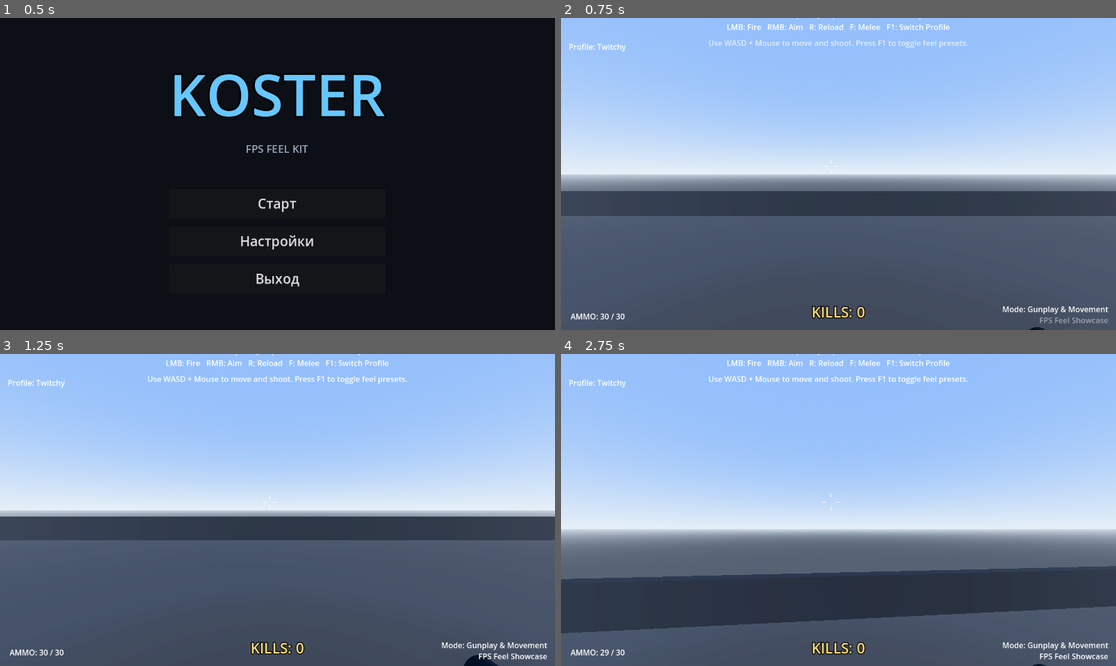
Above: before the commit, frames 1-4 (two rows, left to right).
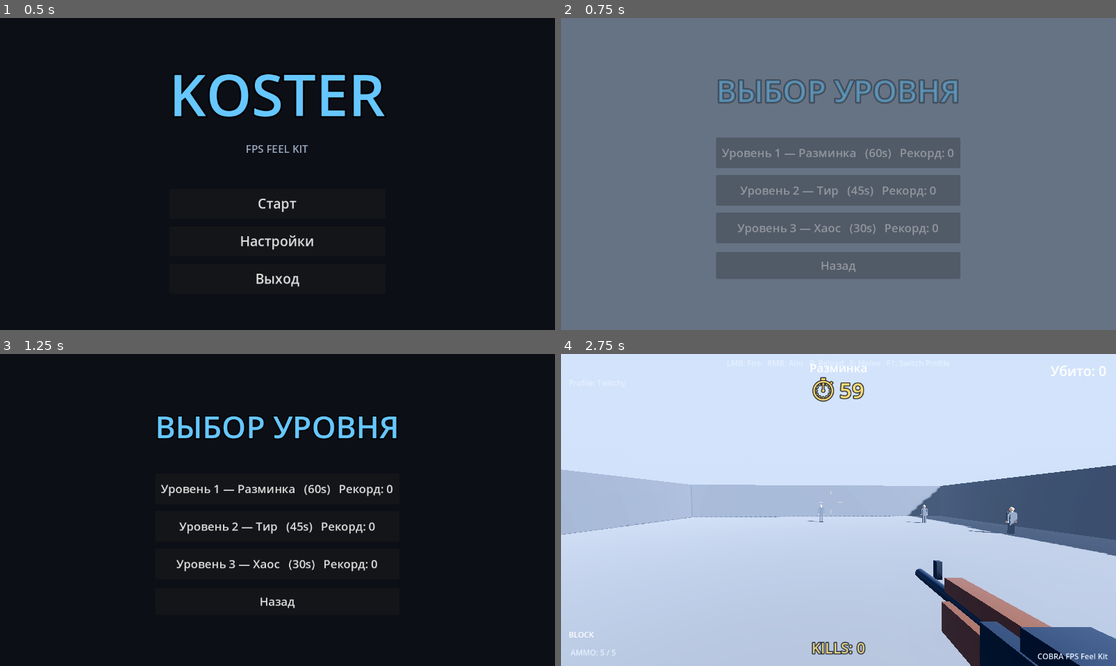
Above: after the commit, the same moments.

Repository: kulmaganbetov/godot_game
Game: Godot game, scene res://scenes/ui/MainMenu.tscn
Same seed, same stepped clock (60 frames per second), same inputs: the game is played once before the commit and once after it. Sound files missing from this copy of the repository are replaced by a short silence.
Inputs (mouse positions are in pixels of both pictures, inside the frame that each line leads up to):
- Up to frame 1 (0.5 s): no input
- Up to frame 2 (0.75 s): click "Старт" at 0.5 s
- Up to frame 3 (1.25 s): no input
- Up to frame 4 (2.75 s): click (838, 488) at 1.25 s, where only the run after the commit has a clickable "Уровень 1 — Разминка (60s) Ре…"; tap F (melee) at 2 s; move the mouse to (866, 510) at 2.02 s; hold W (move_forward) from 2.03 s (still down); hold Q (block) from 2.03 s (still down); tap Space (jump) at 2.27 s

Frame 1 is identical in both runs. In frame 2, 89% of the frame differs, in the area x 0-100%, y 0-100%; in frame 3, 100%; in frame 4, 97%.

Commit message:
Add level system: 3 timed levels with select + result screens
- GameState autoload: selected level, per-level configs, best scores
- LevelSelect scene: pick one of 3 levels from the main menu (Старт)
- TimeAttackLevel scene shared by all 3 levels, parameterized by GameState:
  Разминка (60s), Тир (45s), Хаос (30s) with rising spawn density
- LevelSpawner: keeps up to max_alive targets at random points, reports kills
  and replaces them after a per-level interval
- LevelHUD: countdown timer, live score, end-of-level result panel with
  kills, 1-3 stars and best score, plus Заново / В меню
- Main menu Старт now opens the level select

Co-Authored-By: Claude Opus 4.8 <noreply@anthropic.com>
Claude-Session: https://claude.ai/code/session_01YZqmweDG8BWCM43KuHLqBv

Diff:
--- a/project.godot
+++ b/project.godot
@@ -15,6 +15,10 @@
 run/main_scene="res://scenes/ui/MainMenu.tscn"
 config/features=PackedStringArray("4.5", "Forward Plus")
 config/icon="uid://ddmk4g0apc6gy"
+
+[autoload]
+
+GameState="*res://scripts/game_state.gd"
 
 [input]
 
--- /dev/null
+++ b/scenes/levels/TimeAttackLevel.tscn
@@ -0,0 +1,174 @@
+[gd_scene load_steps=18 format=3]
+
+[ext_resource type="Script" path="res://scripts/levels/time_attack_level.gd" id="1_level"]
+[ext_resource type="PackedScene" path="res://scenes/FeelPlayer.tscn" id="2_feelplayer"]
+[ext_resource type="PackedScene" path="res://scenes/HUD.tscn" id="3_hud"]
+[ext_resource type="Resource" path="res://materials/Floor_Default.tres" id="4_floor"]
+[ext_resource type="Resource" path="res://materials/Wall_Default.tres" id="5_wall"]
+[ext_resource type="Script" path="res://scripts/levels/level_spawner.gd" id="6_spawner"]
+[ext_resource type="PackedScene" path="res://scenes/ui/LevelHUD.tscn" id="7_levelhud"]
+[ext_resource type="PackedScene" path="res://scenes/ui/PauseMenu.tscn" id="8_pausemenu"]
+
+[sub_resource type="ProceduralSkyMaterial" id="ProceduralSkyMaterial_sky"]
+sky_top_color = Color(0.36, 0.53, 0.84, 1)
+sky_horizon_color = Color(0.73, 0.79, 0.84, 1)
+sky_curve = 0.12
+ground_bottom_color = Color(0.2, 0.22, 0.25, 1)
+ground_horizon_color = Color(0.6, 0.64, 0.69, 1)
+sun_angle_max = 30.0
+
+[sub_resource type="Sky" id="Sky_level"]
+sky_material = SubResource("ProceduralSkyMaterial_sky")
+
+[sub_resource type="Environment" id="Environment_level"]
+background_mode = 2
+sky = SubResource("Sky_level")
+ambient_light_source = 2
+ambient_light_color = Color(1, 1, 1, 1)
+ambient_light_energy = 0.45
+tonemap_mode = 3
+ssao_enabled = true
+ssao_radius = 1.5
+ssao_intensity = 1.6
+glow_enabled = true
+glow_intensity = 0.55
+glow_strength = 1.0
+glow_bloom = 0.05
+glow_blend_mode = 1
+glow_hdr_threshold = 1.0
+fog_enabled = true
+fog_light_color = Color(0.74, 0.79, 0.86, 1)
+fog_density = 0.0025
+adjustment_enabled = true
+adjustment_contrast = 1.05
+adjustment_saturation = 1.1
+
+[sub_resource type="BoxShape3D" id="BoxShape3D_floor"]
+size = Vector3(40, 0.5, 40)
+
+[sub_resource type="BoxMesh" id="BoxMesh_floor"]
+size = Vector3(40, 0.5, 40)
+
+[sub_resource type="BoxShape3D" id="BoxShape3D_side"]
+size = Vector3(0.5, 5, 40)
+
+[sub_resource type="BoxMesh" id="BoxMesh_side"]
+size = Vector3(0.5, 5, 40)
+
+[sub_resource type="BoxShape3D" id="BoxShape3D_end"]
+size = Vector3(40, 5, 0.5)
+
+[sub_resource type="BoxMesh" id="BoxMesh_end"]
+size = Vector3(40, 5, 0.5)
+
+[node name="TimeAttackLevel" type="Node3D"]
+script = ExtResource("1_level")
+spawner_path = NodePath("Spawner")
+level_hud_path = NodePath("LevelHUD")
+hud_path = NodePath("HUD")
+
+[node name="WorldEnvironment" type="WorldEnvironment" parent="."]
+environment = SubResource("Environment_level")
+
+[node name="DirectionalLight3D" type="DirectionalLight3D" parent="."]
+transform = Transform3D(0.642788, -0.42388, 0.638435, 0, 0.83205, 0.554701, -0.766044, -0.356563, 0.537139, 0, 0, 0)
+light_color = Color(1, 0.97, 0.94, 1)
+light_energy = 1.6
+shadow_enabled = true
+
+[node name="Floor" type="StaticBody3D" parent="."]
+transform = Transform3D(1, 0, 0, 0, 1, 0, 0, 0, 1, 0, -0.25, 0)
+
+[node name="CollisionShape3D" type="CollisionShape3D" parent="Floor"]
+shape = SubResource("BoxShape3D_floor")
+
+[node name="MeshInstance3D" type="MeshInstance3D" parent="Floor"]
+mesh = SubResource("BoxMesh_floor")
+surface_material_override/0 = ExtResource("4_floor")
+
+[node name="LeftWall" type="StaticBody3D" parent="."]
+transform = Transform3D(1, 0, 0, 0, 1, 0, 0, 0, 1, -20, 2.5, 0)
+
+[node name="CollisionShape3D" type="CollisionShape3D" parent="LeftWall"]
+shape = SubResource("BoxShape3D_side")
+
+[node name="MeshInstance3D" type="MeshInstance3D" parent="LeftWall"]
+mesh = SubResource("BoxMesh_side")
+surface_material_override/0 = ExtResource("5_wall")
+
+[node name="RightWall" type="StaticBody3D" parent="."]
+transform = Transform3D(1, 0, 0, 0, 1, 0, 0, 0, 1, 20, 2.5, 0)
+
+[node name="CollisionShape3D" type="CollisionShape3D" parent="RightWall"]
+shape = SubResource("BoxShape3D_side")
+
+[node name="MeshInstance3D" type="MeshInstance3D" parent="RightWall"]
+mesh = SubResource("BoxMesh_side")
+surface_material_override/0 = ExtResource("5_wall")
+
+[node name="BackWall" type="StaticBody3D" parent="."]
+transform = Transform3D(1, 0, 0, 0, 1, 0, 0, 0, 1, 0, 2.5, -20)
+
+[node name="CollisionShape3D" type="CollisionShape3D" parent="BackWall"]
+shape = SubResource("BoxShape3D_end")
+
+[node name="MeshInstance3D" type="MeshInstance3D" parent="BackWall"]
+mesh = SubResource("BoxMesh_end")
+surface_material_override/0 = ExtResource("5_wall")
+
+[node name="FrontWall" type="StaticBody3D" parent="."]
+transform = Transform3D(1, 0, 0, 0, 1, 0, 0, 0, 1, 0, 2.5, 20)
+
+[node name="CollisionShape3D" type="CollisionShape3D" parent="FrontWall"]
+shape = SubResource("BoxShape3D_end")
+
+[node name="MeshInstance3D" type="MeshInstance3D" parent="FrontWall"]
+mesh = SubResource("BoxMesh_end")
+surface_material_override/0 = ExtResource("5_wall")
+
+[node name="FeelPlayer" parent="." instance=ExtResource("2_feelplayer")]
+transform = Transform3D(1, 0, 0, 0, 1, 0, 0, 0, 1, 0, 1, 16)
+
+[node name="HUD" parent="." instance=ExtResource("3_hud")]
+player_path = NodePath("FeelPlayer")
+show_block_hint = false
+
+[node name="SpawnPoints" type="Node3D" parent="."]
+
+[node name="P1" type="Marker3D" parent="SpawnPoints"]
+transform = Transform3D(1, 0, 0, 0, 1, 0, 0, 0, 1, -12, 0, -10)
+
+[node name="P2" type="Marker3D" parent="SpawnPoints"]
+transform = Transform3D(1, 0, 0, 0, 1, 0, 0, 0, 1, 0, 0, -12)
+
+[node name="P3" type="Marker3D" parent="SpawnPoints"]
+transform = Transform3D(1, 0, 0, 0, 1, 0, 0, 0, 1, 12, 0, -10)
+
+[node name="P4" type="Marker3D" parent="SpawnPoints"]
+transform = Transform3D(1, 0, 0, 0, 1, 0, 0, 0, 1, -15, 0, -2)
+
+[node name="P5" type="Marker3D" parent="SpawnPoints"]
+transform = Transform3D(1, 0, 0, 0, 1, 0, 0, 0, 1, 15, 0, -2)
+
+[node name="P6" type="Marker3D" parent="SpawnPoints"]
+transform = Transform3D(1, 0, 0, 0, 1, 0, 0, 0, 1, -8, 0, 3)
+
+[node name="P7" type="Marker3D" parent="SpawnPoints"]
+transform = Transform3D(1, 0, 0, 0, 1, 0, 0, 0, 1, 8, 0, 3)
+
+[node name="P8" type="Marker3D" parent="SpawnPoints"]
+transform = Transform3D(1, 0, 0, 0, 1, 0, 0, 0, 1, 0, 0, -5)
+
+[node name="P9" type="Marker3D" parent="SpawnPoints"]
+transform = Transform3D(1, 0, 0, 0, 1, 0, 0, 0, 1, -6, 0, -7)
+
+[node name="P10" type="Marker3D" parent="SpawnPoints"]
+transform = Transform3D(1, 0, 0, 0, 1, 0, 0, 0, 1, 6, 0, -7)
+
+[node name="Spawner" type="Node3D" parent="."]
+script = ExtResource("6_spawner")
+spawn_points_path = NodePath("../SpawnPoints")
+
+[node name="LevelHUD" parent="." instance=ExtResource("7_levelhud")]
+
+[node name="PauseMenu" parent="." instance=ExtResource("8_pausemenu")]
--- /dev/null
+++ b/scenes/ui/LevelHUD.tscn
@@ -0,0 +1,144 @@
+[gd_scene load_steps=3 format=3]
+
+[ext_resource type="Script" path="res://scripts/ui/level_hud.gd" id="1_levelhud"]
+
+[sub_resource type="StyleBoxFlat" id="StyleBoxFlat_panel"]
+bg_color = Color(0.09, 0.1, 0.13, 0.97)
+border_width_left = 2
+border_width_top = 2
+border_width_right = 2
+border_width_bottom = 2
+border_color = Color(0.3, 0.7, 1, 0.5)
+corner_radius_top_left = 12
+corner_radius_top_right = 12
+corner_radius_bottom_right = 12
+corner_radius_bottom_left = 12
+
+[node name="LevelHUD" type="CanvasLayer"]
+layer = 5
+script = ExtResource("1_levelhud")
+
+[node name="Top" type="Control" parent="."]
+anchors_preset = 15
+anchor_right = 1.0
+anchor_bottom = 1.0
+mouse_filter = 2
+
+[node name="NameLabel" type="Label" parent="Top"]
+anchors_preset = 5
+anchor_left = 0.5
+anchor_right = 0.5
+offset_left = -200.0
+offset_top = 12.0
+offset_right = 200.0
+offset_bottom = 44.0
+grow_horizontal = 2
+theme_override_font_sizes/font_size = 24
+text = "Уровень"
+horizontal_alignment = 1
+mouse_filter = 2
+
+[node name="TimerLabel" type="Label" parent="Top"]
+anchors_preset = 5
+anchor_left = 0.5
+anchor_right = 0.5
+offset_left = -120.0
+offset_top = 44.0
+offset_right = 120.0
+offset_bottom = 96.0
+grow_horizontal = 2
+theme_override_colors/font_color = Color(1, 0.86, 0.45, 1)
+theme_override_colors/font_outline_color = Color(0, 0, 0, 0.8)
+theme_override_constants/outline_size = 8
+theme_override_font_sizes/font_size = 44
+text = "⏱ 60"
+horizontal_alignment = 1
+mouse_filter = 2
+
+[node name="ScoreLabel" type="Label" parent="Top"]
+anchors_preset = 1
+anchor_left = 1.0
+anchor_right = 1.0
+offset_left = -260.0
+offset_top = 16.0
+offset_right = -20.0
+offset_bottom = 52.0
+grow_horizontal = 0
+theme_override_font_sizes/font_size = 28
+text = "Убито: 0"
+horizontal_alignment = 2
+mouse_filter = 2
+
+[node name="ResultCenter" type="Control" parent="."]
+anchors_preset = 15
+anchor_right = 1.0
+anchor_bottom = 1.0
+
+[node name="Dim" type="ColorRect" parent="ResultCenter"]
+anchors_preset = 15
+anchor_right = 1.0
+anchor_bottom = 1.0
+color = Color(0, 0, 0, 0.55)
+
+[node name="Panel" type="PanelContainer" parent="ResultCenter"]
+anchors_preset = 8
+anchor_left = 0.5
+anchor_top = 0.5
+anchor_right = 0.5
+anchor_bottom = 0.5
+grow_horizontal = 2
+grow_vertical = 2
+theme_override_styles/panel = SubResource("StyleBoxFlat_panel")
+
+[node name="Margin" type="MarginContainer" parent="ResultCenter/Panel"]
+layout_mode = 2
+theme_override_constants/margin_left = 48
+theme_override_constants/margin_top = 36
+theme_override_constants/margin_right = 48
+theme_override_constants/margin_bottom = 36
+
+[node name="VBox" type="VBoxContainer" parent="ResultCenter/Panel/Margin"]
+layout_mode = 2
+theme_override_constants/separation = 16
+
+[node name="Title" type="Label" parent="ResultCenter/Panel/Margin/VBox"]
+layout_mode = 2
+theme_override_font_sizes/font_size = 40
+text = "ВРЕМЯ ВЫШЛО"
+horizontal_alignment = 1
+
+[node name="StarsLabel" type="Label" parent="ResultCenter/Panel/Margin/VBox"]
+layout_mode = 2
+theme_override_colors/font_color = Color(1, 0.84, 0.3, 1)
+theme_override_font_sizes/font_size = 48
+text = "☆☆☆"
+horizontal_alignment = 1
+
+[node name="KillsLabel" type="Label" parent="ResultCenter/Panel/Margin/VBox"]
+layout_mode = 2
+theme_override_font_sizes/font_size = 26
+text = "Убито: 0"
+horizontal_alignment = 1
+
+[node name="BestLabel" type="Label" parent="ResultCenter/Panel/Margin/VBox"]
+layout_mode = 2
+theme_override_colors/font_color = Color(0.6, 0.66, 0.74, 1)
+theme_override_font_sizes/font_size = 22
+text = "Рекорд: 0"
+horizontal_alignment = 1
+
+[node name="Spacer" type="Control" parent="ResultCenter/Panel/Margin/VBox"]
+custom_minimum_size = Vector2(0, 8)
+layout_mode = 2
+
+[node name="RetryButton" type="Button" parent="ResultCenter/Panel/Margin/VBox"]
+custom_minimum_size = Vector2(280, 54)
+layout_mode = 2
+theme_override_font_sizes/font_size = 24
+text = "Заново"
+
+[node name="MenuButton" type="Button" parent="ResultCenter/Panel/Margin/VBox"]
+custom_minimum_size = Vector2(280, 54)
+layout_mode = 2
+theme_override_font_sizes/font_size = 24
+text = "В меню"
--- /dev/null
+++ b/scenes/ui/LevelSelect.tscn
@@ -0,0 +1,59 @@
+[gd_scene load_steps=3 format=3]
+
+[ext_resource type="Script" path="res://scripts/ui/level_select.gd" id="1_levelselect"]
+
+[sub_resource type="StyleBoxFlat" id="StyleBoxFlat_bg"]
+bg_color = Color(0.05, 0.06, 0.09, 1)
+
+[node name="LevelSelect" type="Control"]
+layout_mode = 3
+anchors_preset = 15
+anchor_right = 1.0
+anchor_bottom = 1.0
+grow_horizontal = 2
+grow_vertical = 2
+script = ExtResource("1_levelselect")
+
+[node name="Background" type="Panel" parent="."]
+layout_mode = 1
+anchors_preset = 15
+anchor_right = 1.0
+anchor_bottom = 1.0
+grow_horizontal = 2
+grow_vertical = 2
+theme_override_styles/panel = SubResource("StyleBoxFlat_bg")
+
+[node name="Center" type="CenterContainer" parent="."]
+layout_mode = 1
+anchors_preset = 15
+anchor_right = 1.0
+anchor_bottom = 1.0
+grow_horizontal = 2
+grow_vertical = 2
+
+[node name="VBox" type="VBoxContainer" parent="Center"]
+layout_mode = 2
+theme_override_constants/separation = 18
+
+[node name="Title" type="Label" parent="Center/VBox"]
+layout_mode = 2
+theme_override_colors/font_color = Color(0.4, 0.78, 1, 1)
+theme_override_constants/outline_size = 10
+theme_override_colors/font_outline_color = Color(0, 0, 0, 0.85)
+theme_override_font_sizes/font_size = 64
+text = "ВЫБОР УРОВНЯ"
+horizontal_alignment = 1
+
+[node name="Spacer" type="Control" parent="Center/VBox"]
+custom_minimum_size = Vector2(0, 18)
+layout_mode = 2
+
+[node name="LevelList" type="VBoxContainer" parent="Center/VBox"]
+layout_mode = 2
+theme_override_constants/separation = 14
+
+[node name="BackButton" type="Button" parent="Center/VBox"]
+custom_minimum_size = Vector2(0, 56)
+layout_mode = 2
+theme_override_font_sizes/font_size = 24
+text = "Назад"
--- /dev/null
+++ b/scripts/game_state.gd
@@ -0,0 +1,31 @@
+extends Node
+
+# Persistent game state (autoload singleton). Survives scene changes so the
+# level select, the level itself and the result screen all agree on which
+# level is being played and what the best score is.
+
+const LEVELS := {
+	1: {"name": "Разминка", "time": 60.0, "interval": 1.2, "max_alive": 4, "stars": [10, 20, 30]},
+	2: {"name": "Тир", "time": 45.0, "interval": 0.9, "max_alive": 6, "stars": [15, 30, 45]},
+	3: {"name": "Хаос", "time": 30.0, "interval": 0.55, "max_alive": 8, "stars": [20, 40, 60]},
+}
+
+var selected_level: int = 1
+var _best_kills: Dictionary = {}
+
+
+func get_config(level: int) -> Dictionary:
+	return LEVELS.get(level, LEVELS[1])
+
+
+func level_count() -> int:
+	return LEVELS.size()
+
+
+func set_best(level: int, kills: int) -> void:
+	if kills > get_best(level):
+		_best_kills[level] = kills
+
+
+func get_best(level: int) -> int:
+	return int(_best_kills.get(level, 0))
--- /dev/null
+++ b/scripts/levels/level_spawner.gd
@@ -0,0 +1,61 @@
+extends Node3D
+
+class_name LevelSpawner
+
+# Keeps up to `max_alive` training targets alive at random spawn points.
+# When one is destroyed, it reports the kill and schedules a replacement.
+
+signal target_killed
+
+@export var spawn_points_path: NodePath
+@export var max_alive: int = 4
+@export var respawn_delay: float = 0.8
+
+var _target_scene: PackedScene = preload("res://scenes/TrainingTarget.tscn")
+var _points: Array[Node3D] = []
+var _alive: Array[Node] = []
+var _active: bool = false
+
+
+func _ready() -> void:
+	var sp := get_node_or_null(spawn_points_path)
+	if sp:
+		for child in sp.get_children():
+			var p := child as Node3D
+			if p:
+				_points.append(p)
+
+
+func start() -> void:
+	_active = true
+	for i in max_alive:
+		_spawn_one()
+
+
+func stop() -> void:
+	_active = false
+
+
+func _spawn_one() -> void:
+	if not _active or _points.is_empty():
+		return
+	var target := _target_scene.instantiate() as TrainingTarget
+	if target == null:
+		return
+	# The spawner owns respawn timing, so disable the target's own respawn.
+	target.auto_respawn = false
+	add_child(target)
+	target.global_transform.origin = _pick_point()
+	target.died.connect(_on_target_died.bind(target))
+	_alive.append(target)
+
+
+func _pick_point() -> Vector3:
+	return _points[randi() % _points.size()].global_transform.origin
+
+
+func _on_target_died(_killer: Node, target: Node) -> void:
+	_alive.erase(target)
+	target_killed.emit()
+	if _active:
+		get_tree().create_timer(respawn_delay).timeout.connect(_spawn_one)
--- /dev/null
+++ b/scripts/levels/time_attack_level.gd
@@ -0,0 +1,74 @@
+extends Node3D
+
+# Drives a timed level: counts down, tracks kills from the spawner, and shows
+# the result screen when time runs out. Level parameters come from GameState
+# based on which level the player picked in the level select.
+
+@export var spawner_path: NodePath
+@export var level_hud_path: NodePath
+@export var hud_path: NodePath
+
+var _spawner: LevelSpawner
+var _level_hud: LevelHUD
+var _time_left: float = 0.0
+var _kills: int = 0
+var _stars: Array = []
+var _level: int = 1
+var _running: bool = false
+
+
+func _ready() -> void:
+	_level = GameState.selected_level
+	var cfg: Dictionary = GameState.get_config(_level)
+	_time_left = cfg["time"]
+	_stars = cfg["stars"]
+
+	_spawner = get_node(spawner_path) as LevelSpawner
+	_spawner.max_alive = cfg["max_alive"]
+	_spawner.respawn_delay = cfg["interval"]
+	_spawner.target_killed.connect(_on_kill)
+
+	_level_hud = get_node(level_hud_path) as LevelHUD
+	_level_hud.set_level_name(cfg["name"])
+	_level_hud.set_score(0)
+	_level_hud.set_time(_time_left)
+
+	# Keep the gunplay HUD (crosshair/ammo) but hide its stats panel.
+	var hud := get_node_or_null(hud_path)
+	if hud and hud.has_method("set_stats_visible"):
+		hud.set_stats_visible(false)
+
+	# Wait a frame so the weapon is initialized, then wire it to the HUD
+	# (hitmarkers + ammo) and start the round.
+	await get_tree().process_frame
+	var player := get_node_or_null("FeelPlayer") as FeelPlayer
+	if player and player.weapon_rig and player.weapon_rig.active_weapon:
+		if hud and hud.has_method("connect_weapon"):
+			hud.connect_weapon(player.weapon_rig.active_weapon)
+	_spawner.start()
+	_running = true
+
+
+func _process(delta: float) -> void:
+	if not _running:
+		return
+	_time_left = max(_time_left - delta, 0.0)
+	_level_hud.set_time(_time_left)
+	if _time_left <= 0.0:
+		_end_level()
+
+
+func _on_kill() -> void:
+	_kills += 1
+	_level_hud.set_score(_kills)
+
+
+func _end_level() -> void:
+	_running = false
+	_spawner.stop()
+	var stars := 0
+	for threshold in _stars:
+		if _kills >= int(threshold):
+			stars += 1
+	GameState.set_best(_level, _kills)
+	_level_hud.show_result(_kills, stars, GameState.get_best(_level))
--- /dev/null
+++ b/scripts/ui/level_hud.gd
@@ -0,0 +1,61 @@
+extends CanvasLayer
+
+class_name LevelHUD
+
+# Timer + score overlay for a level, plus the end-of-level result panel.
+
+const LEVEL_SCENE := "res://scenes/levels/TimeAttackLevel.tscn"
+const LEVEL_SELECT_SCENE := "res://scenes/ui/LevelSelect.tscn"
+
+@onready var _name_label: Label = $Top/NameLabel
+@onready var _timer_label: Label = $Top/TimerLabel
+@onready var _score_label: Label = $Top/ScoreLabel
+@onready var _result: Control = $ResultCenter
+@onready var _result_kills: Label = $ResultCenter/Panel/Margin/VBox/KillsLabel
+@onready var _result_stars: Label = $ResultCenter/Panel/Margin/VBox/StarsLabel
+@onready var _result_best: Label = $ResultCenter/Panel/Margin/VBox/BestLabel
+@onready var _retry_button: Button = $ResultCenter/Panel/Margin/VBox/RetryButton
+@onready var _menu_button: Button = $ResultCenter/Panel/Margin/VBox/MenuButton
+
+
+func _ready() -> void:
+	process_mode = Node.PROCESS_MODE_ALWAYS
+	_result.visible = false
+	_retry_button.pressed.connect(_on_retry)
+	_menu_button.pressed.connect(_on_menu)
+
+
+func set_level_name(text: String) -> void:
+	_name_label.text = text
+
+
+func set_time(seconds: float) -> void:
+	_timer_label.text = "⏱ %d" % int(ceil(seconds))
+
+
+func set_score(kills: int) -> void:
+	_score_label.text = "Убито: %d" % kills
+
+
+func show_result(kills: int, stars: int, best: int) -> void:
+	get_tree().paused = true
+	Input.set_mouse_mode(Input.MOUSE_MODE_VISIBLE)
+	_result_kills.text = "Убито: %d" % kills
+	var stars_text := ""
+	for i in 3:
+		stars_text += "★" if i < stars else "☆"
+	_result_stars.text = stars_text
+	_result_best.text = "Рекорд: %d" % best
+	_result.visible = true
+	_result.modulate.a = 0.0
+	create_tween().tween_property(_result, "modulate:a", 1.0, 0.25)
+
+
+func _on_retry() -> void:
+	get_tree().paused = false
+	get_tree().change_scene_to_file(LEVEL_SCENE)
+
+
+func _on_menu() -> void:
+	get_tree().paused = false
+	get_tree().change_scene_to_file(LEVEL_SELECT_SCENE)
--- /dev/null
+++ b/scripts/ui/level_select.gd
@@ -0,0 +1,52 @@
+extends Control
+
+# Level select: one button per level (name, time, best score). Picking a level
+# stores it in GameState and loads the timed level scene.
+
+const LEVEL_SCENE := "res://scenes/levels/TimeAttackLevel.tscn"
+const MAIN_MENU_SCENE := "res://scenes/ui/MainMenu.tscn"
+
+@onready var _list: VBoxContainer = $Center/VBox/LevelList
+@onready var _back_button: Button = $Center/VBox/BackButton
+
+
+func _ready() -> void:
+	Input.set_mouse_mode(Input.MOUSE_MODE_VISIBLE)
+	_back_button.pressed.connect(_on_back)
+	_build_level_buttons()
+	modulate.a = 0.0
+	create_tween().tween_property(self, "modulate:a", 1.0, 0.4)
+
+
+func _build_level_buttons() -> void:
+	for level in range(1, GameState.level_count() + 1):
+		var cfg: Dictionary = GameState.get_config(level)
+		var button := Button.new()
+		button.custom_minimum_size = Vector2(420, 64)
+		button.add_theme_font_size_override("font_size", 24)
+		button.text = "Уровень %d — %s   (%ds)   Рекорд: %d" % [
+			level, cfg["name"], int(cfg["time"]), GameState.get_best(level)
+		]
+		button.pressed.connect(_on_level_selected.bind(level))
+		button.mouse_entered.connect(_on_button_hover.bind(button))
+		button.mouse_exited.connect(_on_button_unhover.bind(button))
+		_list.add_child(button)
+
+
+func _on_level_selected(level: int) -> void:
+	GameState.selected_level = level
+	get_tree().change_scene_to_file(LEVEL_SCENE)
+
+
+func _on_back() -> void:
+	get_tree().change_scene_to_file(MAIN_MENU_SCENE)
+
+
+func _on_button_hover(button: Button) -> void:
+	button.pivot_offset = button.size * 0.5
+	create_tween().tween_property(button, "scale", Vector2(1.04, 1.04), 0.1)
+
+
+func _on_button_unhover(button: Button) -> void:
+	button.pivot_offset = button.size * 0.5
+	create_tween().tween_property(button, "scale", Vector2.ONE, 0.1)
--- a/scripts/ui/main_menu.gd
+++ b/scripts/ui/main_menu.gd
@@ -5,7 +5,7 @@
 # Title screen: Start / Settings / Quit, plus a small settings panel
 # (master volume + fullscreen). Set as the project's main scene.
 
-@export var game_scene_path: String = "res://scenes/demo/FeelShowcase.tscn"
+@export var game_scene_path: String = "res://scenes/ui/LevelSelect.tscn"
 
 @onready var _main_root: Control = $Center
 @onready var _settings_root: Control = $SettingsCenter
Not shown, changed: CHANGELOG.md
